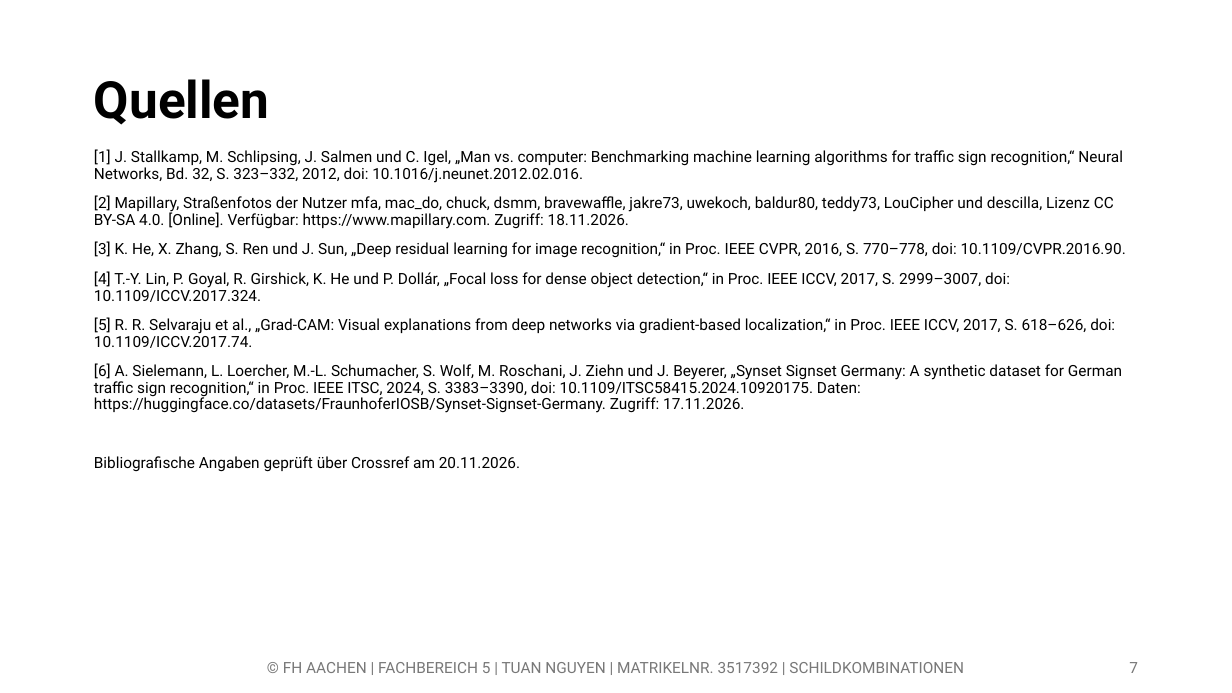
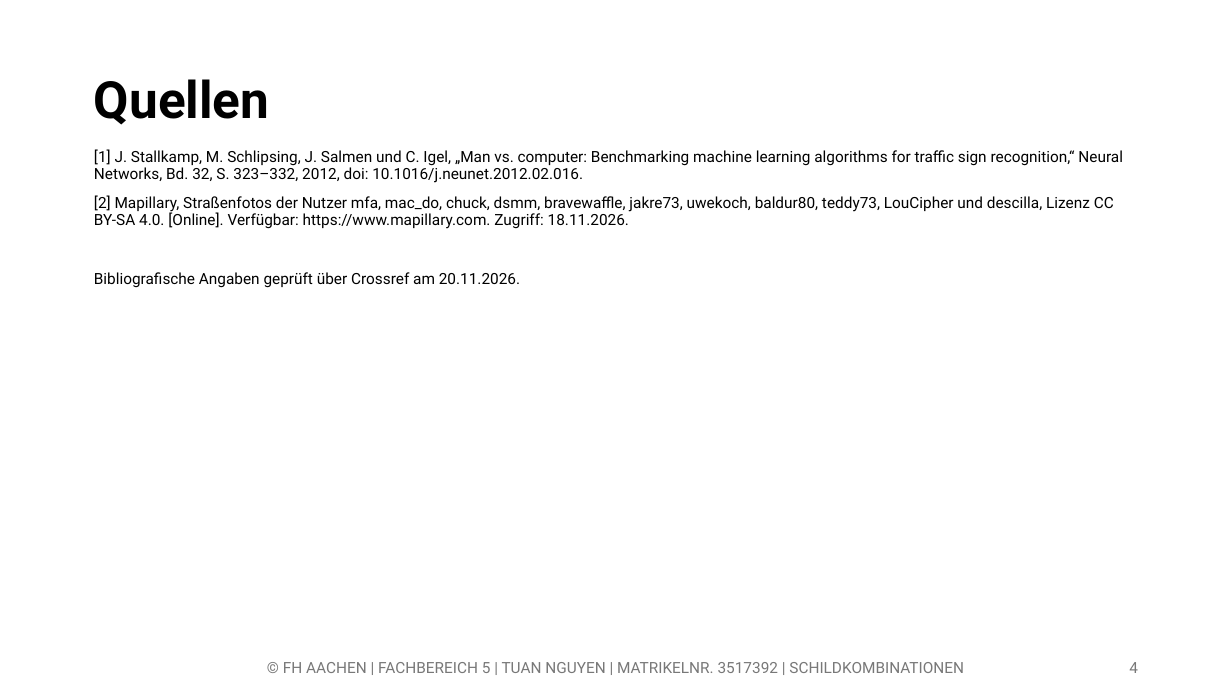
Before and after one commit to tuananh-aa-2001/Traffic-Sign-Recognition-System, a slide deck: slide 4 of praesentationen/01_einstiegspraesentation.pptx (slide 7 before the commit). Drawn at 1232x693 pixels with LibreOffice and Linux fonts; fonts in the diff are those of the drawing; background and template pictures are left out. Boxes give left, top, right and bottom in pixels: in the first picture for what was removed or moved away, otherwise in the second. Text is boxed around its words. In the diff, an @@ line names an element or a change of style, - is before the commit and + after.

```diff
--- a/praesentationen/01_einstiegspraesentation.pptx
+++ b/praesentationen/01_einstiegspraesentation.pptx
@@ text at [94,241,1126,413]: paragraphs removed @@
-[3] K. He, X. Zhang, S. Ren und J. Sun, „Deep residual learning for image recognition,“ in Proc. IEEE CVPR, 2016, S. 770–778, doi: 10.1109/CVPR.2016.90.
-[4] T.-Y. Lin, P. Goyal, R. Girshick, K. He und P. Dollár, „Focal loss for dense object detection,“ in Proc. IEEE ICCV, 2017, S. 2999–3007, doi: 10.1109/ICCV.2017.324.
-[5] R. R. Selvaraju et al., „Grad-CAM: Visual explanations from deep networks via gradient-based localization,“ in Proc. IEEE ICCV, 2017, S. 618–626, doi: 10.1109/ICCV.2017.74.
-[6] A. Sielemann, L. Loercher, M.-L. Schumacher, S. Wolf, M. Roschani, J. Ziehn und J. Beyerer, „Synset Signset Germany: A synthetic dataset for German traffic sign recognition,“ in Proc. IEEE ITSC, 2024, S. 3383–3390, doi: 10.1109/ITSC58415.2024.10920175. Daten: https://huggingface.co/datasets/FraunhoferIOSB/Synset-Signset-Germany. Zugriff: 17.11.2026.
@@ page number at [1129,662,1138,673]: text changed @@
-7
+4
```
Also in this commit, not shown: 3 slides removed.
